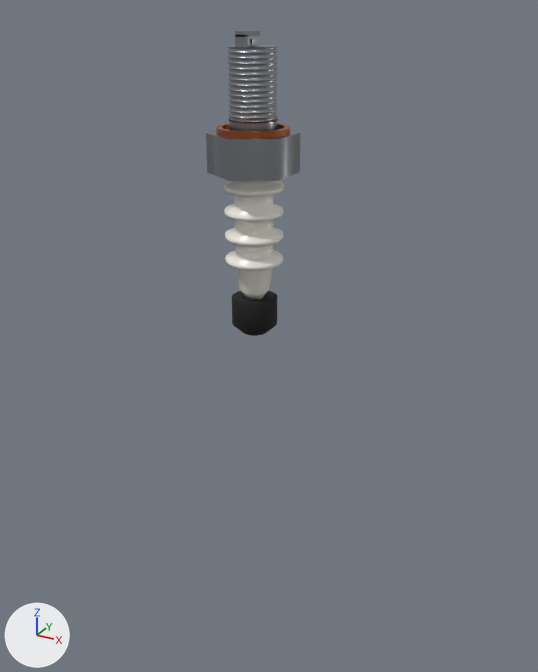
What one commit did to the glTF model public/parts/spark-plug.glb.
The view is the same before and after, from a camera (50 mm lens) standing at (97.3, -168.5, 6.7) and looking at (2.8, 3.3, -79.2). The axes (+X, +Y, +Z) are drawn at lower left. The lights are the same throughout. The older version comes first. Where no turn or scale is listed for an object, it has been applied to the vertices. Vertices at exactly the same position are counted once.

Objects in the first picture: 'spark-plug:ceramic', 'spark-plug:copper', 'spark-plug:rubber', 'spark-plug:steel' and 1 more.
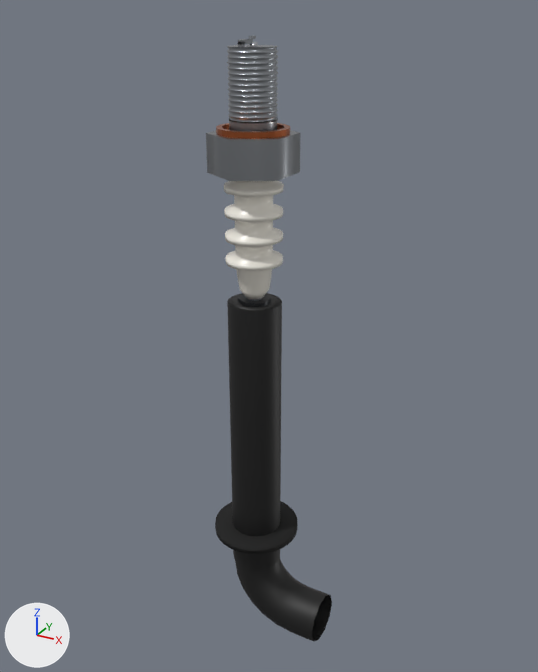
Where the newer file only moved an object's origin or applied its transform, the numbers keep the older frame.

Location of each change, [x1, y1, x2, y2] in pixels of the pictures (538 x 672 px):
'spark-plug:blackPlastic', added (black)
    after: [227, 293, 332, 641]
'spark-plug:rubber', reshaped, moved, rescaled (83% wider, 17% taller)
    before: [232, 291, 277, 336]
    after: [215, 501, 298, 554]

The change in detail:
Material 'blackPlastic' (mat_blackplastic) is new.
Its base color is (0.0075, 0.0075, 0.0075) (black #151515).
Its roughness is 0.55.
me_mesh_5 is used by ob_spark_plug_rubber; parent ob_spark_plug; location (0.0, 0.0, -71.7); scale (6.4, 6.4, 6.4).
me_mesh_5 had 100 vertices, 160 faces and spanned x -1.0..1.0, y -1.0..1.0, z -0.8..0.8.
me_mesh_5 now has 128 vertices, 192 faces and spans x -1.0..1.0, y -1.0..1.0, z -0.09..0.09.
me_mesh_5 part 1: 100 vertices removed from x -1.0..1.0, y -1.0..1.0, z -0.8..0.8; 128 vertices added at x -1.0..1.0, y -1.0..1.0, z -0.09..0.09.
Mesh me_mesh_5_1 is new.
It has 184 vertices, 304 faces and spans x -15.8..15.8, y -7.6..7.6, z -55.6..55.6.
It uses material mat_blackplastic (black #151515).
Object 'spark-plug:rubber' (ob_spark_plug_rubber) moves from (0.0, 0.0, -71.7) to (0.0, 0.0, -144.0).
Object 'spark-plug:rubber' (ob_spark_plug_rubber) is rescaled from (6.4, 6.4, 6.4) to (13.1, 13.1, 13.1).
Object 'spark-plug:blackPlastic' (ob_spark_plug_blackplastic) is new; it shows me_mesh_5_1.
Its location is (8.2, 0.0, -123.6).
